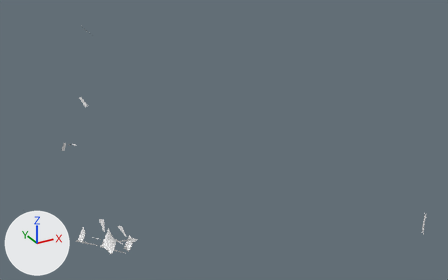
An edit to the OBJ model assets/models/level/net/model.obj, drawn before and after from the same camera.
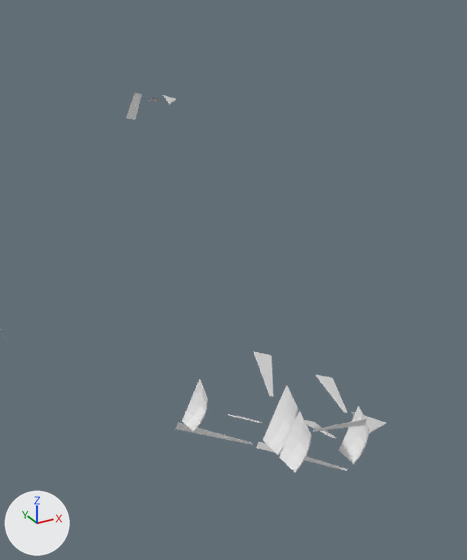
There are two pictures of each version: one whole from a 50 mm lens placed at (-836.0, -674.0, 354.0), pointed at (-456.0, 17.0, 9.0), one close up on the part from 5% to 36% of the width and 41% to 100% of the height. Lighting does not change. The marker at lower left points along +X, +Y and +Z. The older version's two pictures come first. Where no turn or scale is listed for an object, it has been applied to the vertices.

Before the edit, the objects in view are built like this:
```python
me_netmesh = bpy.data.meshes.new('netMesh')
me_netmesh.from_pydata(...)  # 384 vertices, 624 faces; spans x -739.0..-66.0, y -61.0..1.0, z -245.0..195.0
ob_netmesh = bpy.data.objects.new('netMesh', me_netmesh)
ob_netmesh.location = (0.0, 0.0, 0.0)
```
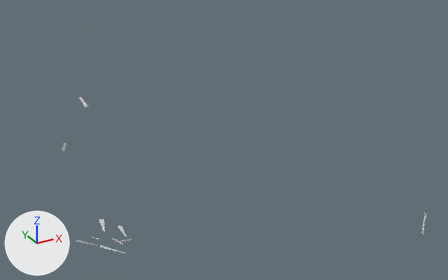
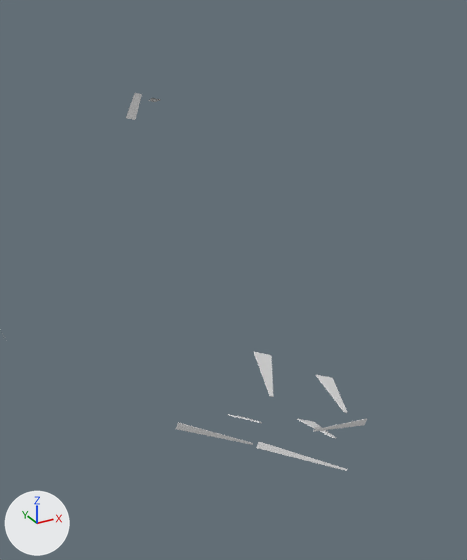
What differs and where, as boxes [x1, y1, x2, y2] in the close-ups (467 x 560 px):
'netMesh', reshaped
    before: [0, 93, 386, 473]
    after: [0, 93, 367, 471]
part 1 of me_netmesh, deleted
    before: [163, 95, 386, 473]

Diff of the bpy script that builds the scene:
```diff
--- a/assets/models/level/net/model.obj.py
+++ b/assets/models/level/net/model.obj.py
@@ me_netmesh @@
 # used by ob_netmesh; location = (0.0, 0.0, 0.0)
-me_netmesh.from_pydata(...)  # 384 vertices, 624 faces; spans x -739.0..-66.0, y -61.0..1.0, z -245.0..195.0
+me_netmesh.from_pydata(...)  # 212 vertices, 304 faces; spans x -739.0..-66.0, y -61.0..1.0, z -245.0..195.0
+# me_netmesh part 1: 6 loose pieces with 172 vertices, spanning x -683.0..-604.0, y -60.0..-5.0, z -86.0..58.0, are deleted
```
